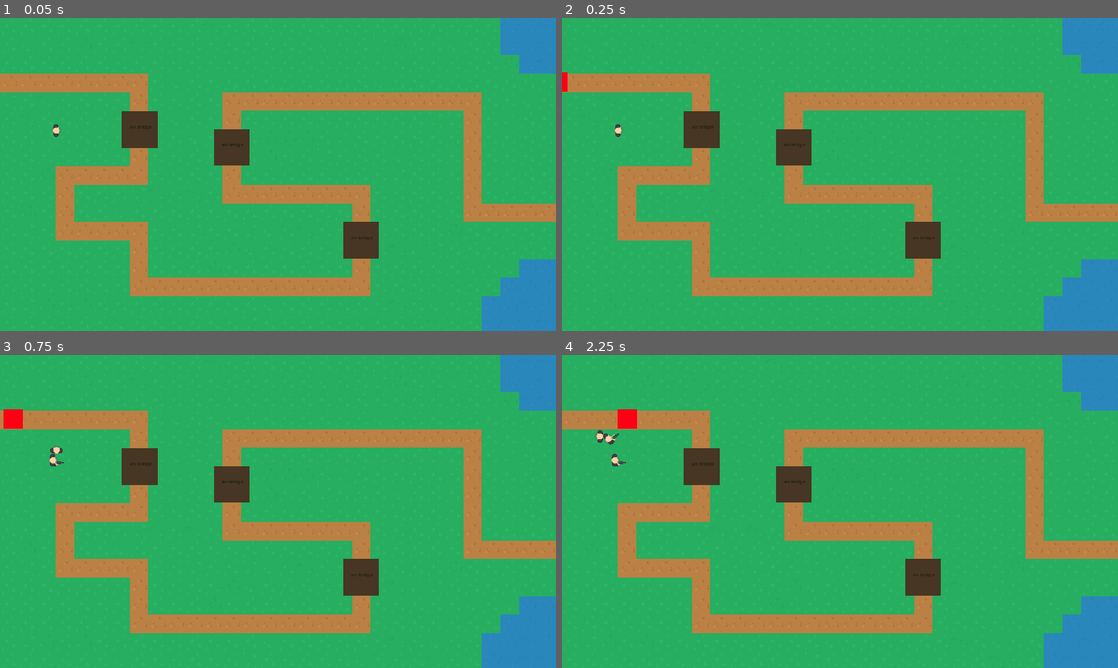
Above: before the commit, frames 1-4 (two rows, left to right).
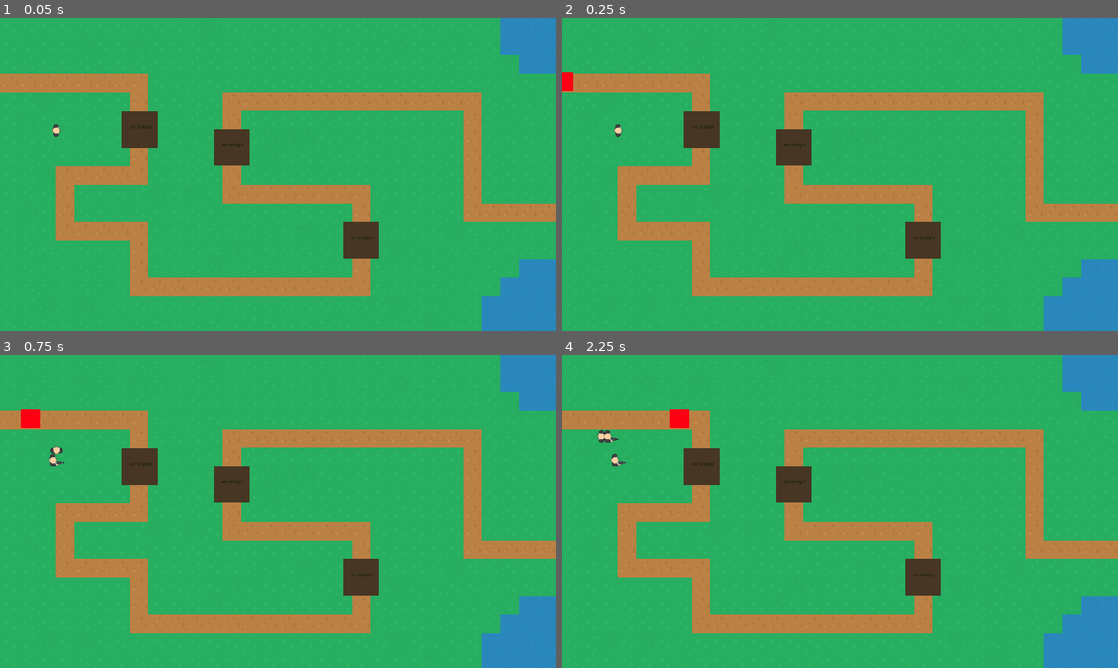
Above: after the commit, the same moments.

Repository: egreenfield323/CS390-group-prototype
Game: Godot game, scene res://Scenes/Levels/level_1.tscn
Two runs of this game, one before a commit and one after it. Both use one fixed random seed, a clock stepped at 60 frames per second and the inputs below.
Inputs (mouse positions are in pixels of both pictures, inside the frame that each line leads up to):
- Up to frame 1 (0.05 s): no input
- Up to frame 2 (0.25 s): no input
- Up to frame 3 (0.75 s): move the mouse to (250, 574) at 0.52 s; hold W (move_up) from 0.53 s (still down); tap Space (clone) at 0.6 s
- Up to frame 4 (2.25 s): move the mouse to (1006, 558) at 1.27 s; tap Space (clone) at 1.35, 2.1 s; move the mouse to (673, 464) at 2.02 s; release W (move_up) at 2.03 s; hold A (move_left) from 2.03 s (still down)

Frame 1 is identical in both runs. In frame 2, less than 0.1% of the frame differs, in the area x 0-2%, y 17-24%; in frame 3, 0.4%; in frame 4, 0.5%, in the area x 6-23%, y 17-29%.

Commit message:
change hitboxes and move files

Diff:
--- a/Project/group-prototype/GameObjects/Bullet/bullet.tscn
+++ b/Project/group-prototype/GameObjects/Bullet/bullet.tscn
@@ -3,7 +3,7 @@
 [ext_resource type="Script" path="res://GameObjects/Bullet/bullet.gd" id="1_26hb3"]
 
 [sub_resource type="RectangleShape2D" id="RectangleShape2D_msobp"]
-size = Vector2(14, 4)
+size = Vector2(16, 6)
 
 [node name="Bullet" type="RigidBody2D"]
 collision_mask = 0
@@ -11,7 +11,6 @@
 script = ExtResource("1_26hb3")
 
 [node name="CollisionShape2D" type="CollisionShape2D" parent="."]
-position = Vector2(7, 2)
 shape = SubResource("RectangleShape2D_msobp")
 
 [node name="Sprite2D" type="Sprite2D" parent="."]
@@ -19,8 +18,17 @@
 region_rect = Rect2(431, 131, 19, 45)
 
 [node name="ColorRect" type="ColorRect" parent="."]
-offset_right = 14.0
-offset_bottom = 4.0
+anchors_preset = 8
+anchor_left = 0.5
+anchor_top = 0.5
+anchor_right = 0.5
+anchor_bottom = 0.5
+offset_left = -7.0
+offset_top = -2.0
+offset_right = 7.0
+offset_bottom = 2.0
+grow_horizontal = 2
+grow_vertical = 2
 color = Color(0.545098, 1, 0.345098, 0.756863)
 
 [connection signal="body_entered" from="." to="." method="_on_body_entered"]
--- a/Project/group-prototype/GameObjects/Enemy/enemy.gd
+++ b/Project/group-prototype/GameObjects/Enemy/enemy.gd
@@ -1,6 +1,32 @@
 extends CharacterBody2D
+@export var speed= 120
+@export var direction = Vector2.UP
 
-@export var SPEED: float = 2.0
+# Called when the node enters the scene tree for the first time.
+func _ready() -> void:
+	pass
 
-func _process(_delta: float) -> void:
-	get_parent().progress += SPEED
+
+# Called every frame. 'delta' is the elapsed time since the previous frame.
+func _process(delta: float) -> void:
+	velocity = direction *speed
+	move_and_slide()
+
+func moveUp():
+	direction = Vector2.UP
+func moveDown():
+	direction = Vector2.DOWN
+func moveRight():
+	direction = Vector2.RIGHT
+func moveLeft():
+
+	direction = Vector2.LEFT
+
+func getDirection():
+	return direction
+
+
+func _on_hitbox_body_entered(body: Node2D) -> void:
+	if body.name.match("Bullet"):
+		body.queue_free()
+		self.queue_free()
--- a/Project/group-prototype/GameObjects/Enemy/enemy.tscn
+++ b/Project/group-prototype/GameObjects/Enemy/enemy.tscn
@@ -1,19 +1,84 @@
-[gd_scene load_steps=4 format=3 uid="uid://cv1m4yw85amrr"]
+[gd_scene load_steps=7 format=3 uid="uid://c2b20y8ngnk2s"]
 
-[ext_resource type="Script" path="res://GameObjects/Enemy/enemy.gd" id="1_cjaap"]
-[ext_resource type="Texture2D" uid="uid://cm4vqdh7bxpox" path="res://icon.svg" id="1_o67ea"]
+[ext_resource type="Script" path="res://GameObjects/Enemy/enemy.gd" id="1_mdr5b"]
 
-[sub_resource type="CircleShape2D" id="CircleShape2D_v2v4l"]
-radius = 64.195
+[sub_resource type="CircleShape2D" id="CircleShape2D_gk3cn"]
+radius = 44.0454
 
-[node name="Enemy" type="CharacterBody2D" groups=["Enemies"]]
+[sub_resource type="Animation" id="Animation_d4j12"]
+length = 0.001
+tracks/0/type = "value"
+tracks/0/imported = false
+tracks/0/enabled = true
+tracks/0/path = NodePath("ColorRect:position")
+tracks/0/interp = 1
+tracks/0/loop_wrap = true
+tracks/0/keys = {
+"times": PackedFloat32Array(0),
+"transitions": PackedFloat32Array(1),
+"update": 0,
+"values": [Vector2(-34, -33)]
+}
+
+[sub_resource type="Animation" id="Animation_6agcf"]
+resource_name = "idle"
+length = 0.5
+loop_mode = 1
+tracks/0/type = "value"
+tracks/0/imported = false
+tracks/0/enabled = true
+tracks/0/path = NodePath("ColorRect:position")
+tracks/0/interp = 1
+tracks/0/loop_wrap = true
+tracks/0/keys = {
+"times": PackedFloat32Array(0.0333333, 0.266667),
+"transitions": PackedFloat32Array(1, 1),
+"update": 0,
+"values": [Vector2(-34, -33), Vector2(-35, -44)]
+}
+
+[sub_resource type="AnimationLibrary" id="AnimationLibrary_554m1"]
+_data = {
+"RESET": SubResource("Animation_d4j12"),
+"idle": SubResource("Animation_6agcf")
+}
+
+[sub_resource type="RectangleShape2D" id="RectangleShape2D_vmewk"]
+size = Vector2(72, 72)
+
+[node name="Enemy" type="CharacterBody2D" groups=["Enemies", "enemy"]]
 collision_layer = 4
-collision_mask = 4
-script = ExtResource("1_cjaap")
+collision_mask = 0
+script = ExtResource("1_mdr5b")
+speed = 200
 
-[node name="Sprite2D" type="Sprite2D" parent="."]
-modulate = Color(1, 0.492573, 0.440773, 1)
-texture = ExtResource("1_o67ea")
+[node name="ColorRect" type="ColorRect" parent="."]
+anchors_preset = 8
+anchor_left = 0.5
+anchor_top = 0.5
+anchor_right = 0.5
+anchor_bottom = 0.5
+offset_left = -33.0
+offset_top = -33.5
+offset_right = 33.0
+offset_bottom = 32.5
+grow_horizontal = 2
+grow_vertical = 2
+color = Color(0.99527, 0, 0.0737783, 1)
 
 [node name="CollisionShape2D" type="CollisionShape2D" parent="."]
-shape = SubResource("CircleShape2D_v2v4l")
+shape = SubResource("CircleShape2D_gk3cn")
+metadata/_edit_lock_ = true
+
+[node name="AnimationPlayer" type="AnimationPlayer" parent="."]
+libraries = {
+"": SubResource("AnimationLibrary_554m1")
+}
+autoplay = "idle"
+
+[node name="Hitbox" type="Area2D" parent="."]
+
+[node name="CollisionShape2D" type="CollisionShape2D" parent="Hitbox"]
+shape = SubResource("RectangleShape2D_vmewk")
+
+[connection signal="body_entered" from="Hitbox" to="." method="_on_hitbox_body_entered"]
